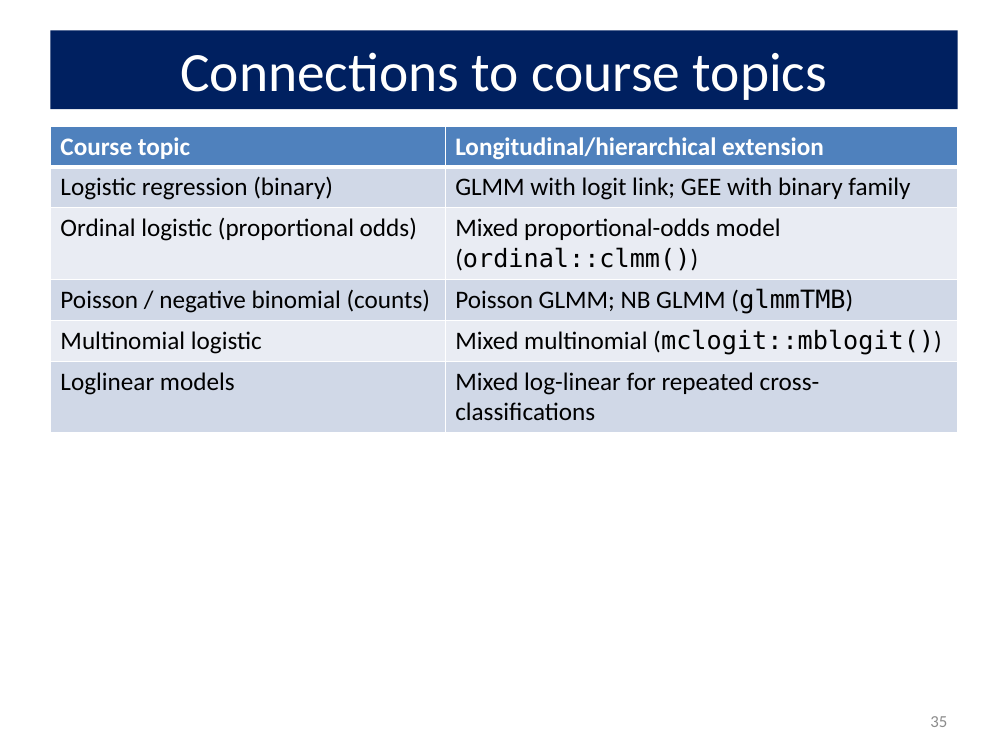
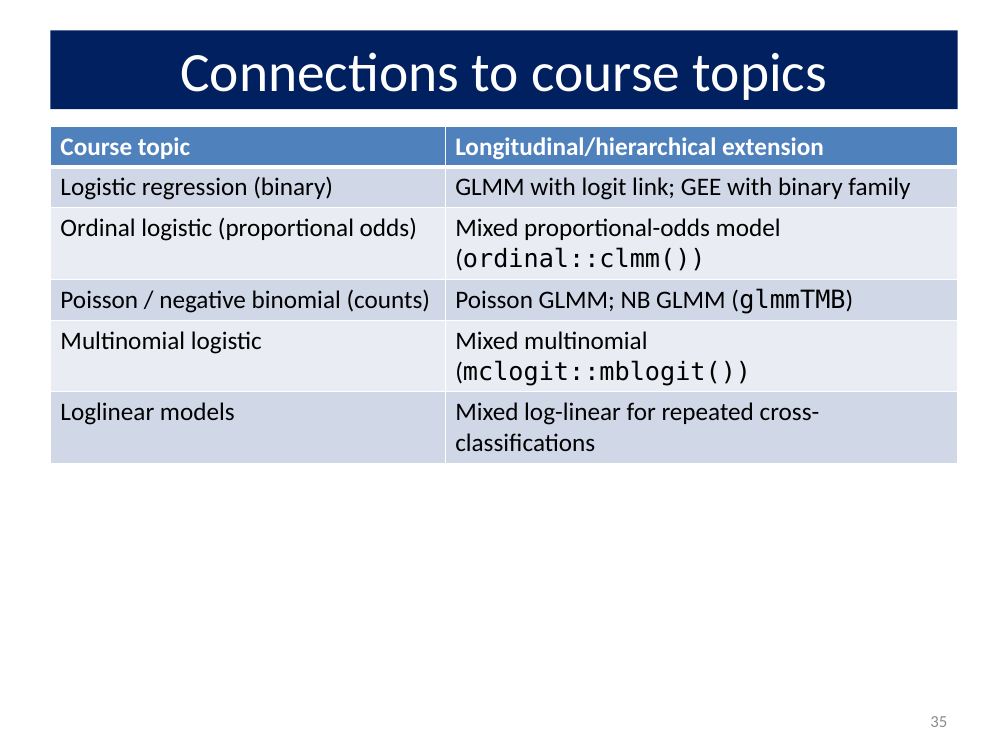
Before and after one commit to friendly/psy6136, a slide deck: slide 35 of docs/lectures/99-Summary.pptx. Drawn at 1008x756 pixels with LibreOffice and Linux fonts; fonts in the diff are those of the drawing. Boxes give left, top, right and bottom in pixels: in the first picture for what was removed or moved away, otherwise in the second. Text is boxed around its words. In the diff, an @@ line names an element or a change of style, - is before the commit and + after.

```diff
--- a/docs/lectures/99-Summary.pptx
+++ b/docs/lectures/99-Summary.pptx
@@ table at [50, 126, 958, 455] @@
@@ font Calibri to DejaVu Sans Mono in "(ordinal::clmm())", "(mclogit::mblogit())" @@
```
Also in this commit, not shown: 12 other slides changed, 10 other files.
